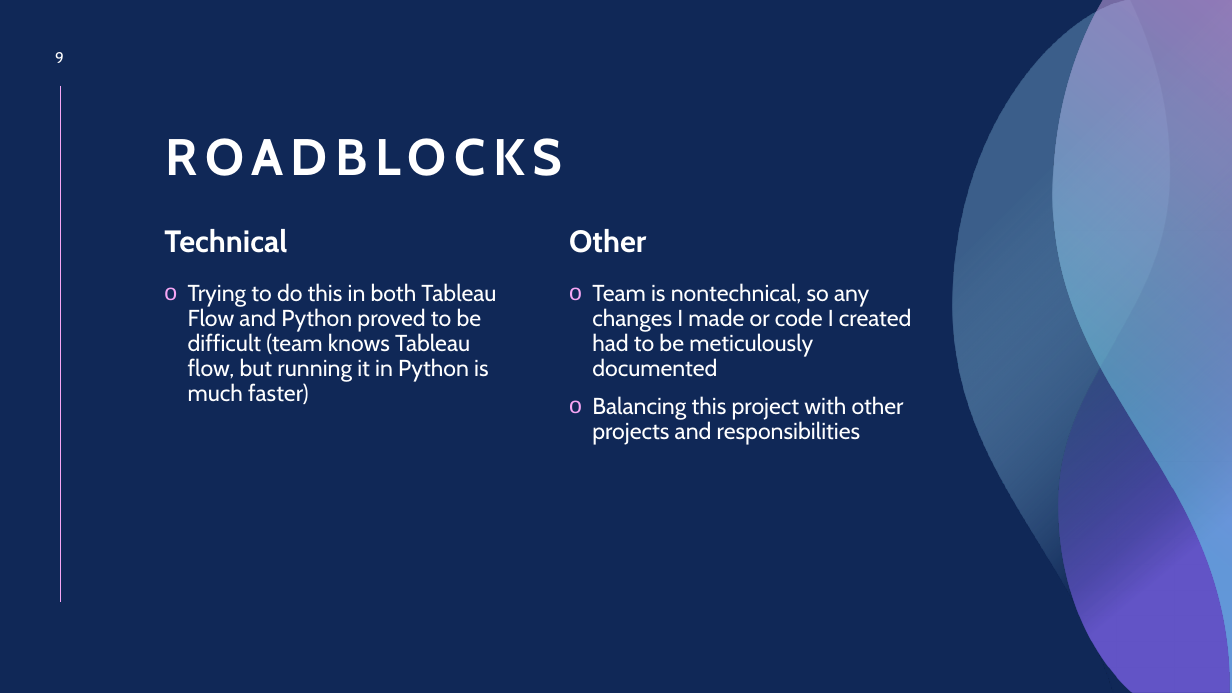
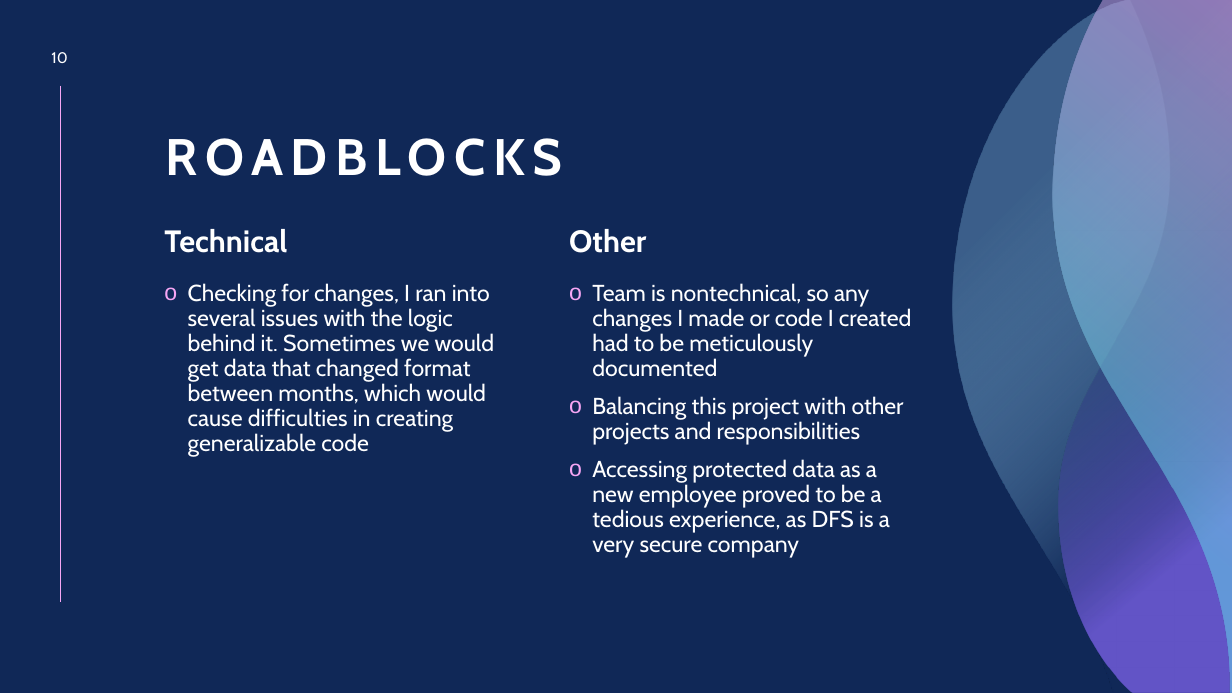
Before and after one commit to sethbeckett/stat5940-tutorial2, a slide deck: slide 10 of Tutorial 2 Presentation.pptx (slide 9 before the commit). Drawn at 1232x693 pixels with LibreOffice and Linux fonts; fonts in the diff are those of the drawing. Boxes give left, top, right and bottom in pixels: in the first picture for what was removed or moved away, otherwise in the second. Text is boxed around its words. In the diff, an @@ line names an element or a change of style, - is before the commit and + after.

```diff
--- a/Tutorial 2 Presentation.pptx
+++ b/Tutorial 2 Presentation.pptx
@@ page number at <box>51,52,67,63</box>: text changed @@
-9
+10
@@ text at <box>188,283,495,457</box>: text changed @@
-o Trying to do this in both Tableau Flow and Python proved to be difficult (team knows Tableau flow, but running it in Python is much faster)
+o Checking for changes, I ran into several issues with the logic behind it. Sometimes we would get data that changed format between months, which would cause difficulties in creating generalizable code
@@ text at <box>592,459,890,553</box>: paragraph added @@
+o Accessing protected data as a new employee proved to be a tedious experience, as DFS is a very secure company
```
Also in this commit, not shown: 5 other slides changed, 1 slide added, 2 other files.
